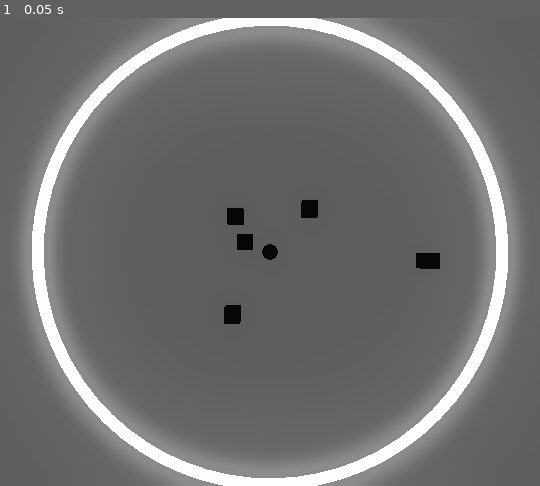
Above: before the commit, frame 1.
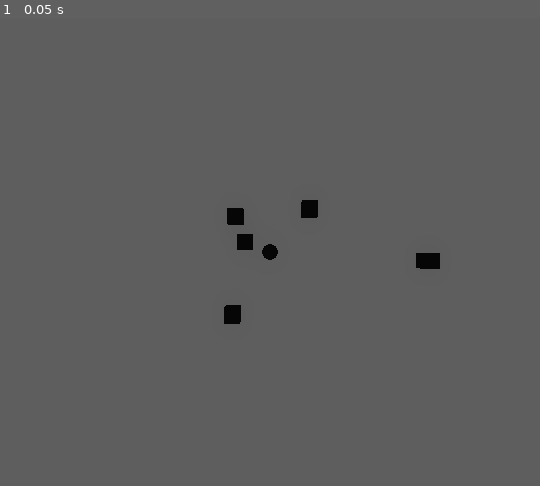
Above: after the commit, the same moment.

Repository: Gibitop/ITMO-GameJam
Game: Godot game, scene res://Scenes/main_scene.tscn
Same seed, same stepped clock (60 frames per second), same inputs: the game is played once before the commit and once after it.
Inputs:
- Up to frame 1 (0.05 s): no input

The runs differ from the first frame. In frame 1, 22% of the frame differs, in the area x 3-97%, y 0-100%.

Commit message:
player dash is working

Diff:
--- a/Scenes/Character.tscn
+++ b/Scenes/Character.tscn
@@ -1,6 +1,9 @@
-[gd_scene format=2]
+[gd_scene load_steps=2 format=2]
+
+[ext_resource path="res://Scenes/Player.gd" type="Script" id=1]
 
 [node name="Player" type="Spatial"]
+script = ExtResource( 1 )
 
 [node name="PlayerBody" type="CSGCylinder" parent="."]
 sides = 64
--- /dev/null
+++ b/Scenes/Player.gd
@@ -0,0 +1,47 @@
+extends Spatial
+
+const MAX_HEALTH = 100;
+
+var health = MAX_HEALTH;
+
+export(int) var DASHING_TIME = 333 # millis
+var dashing = false
+var dashing_start_time
+var dashing_target: Spatial
+
+
+func _ready():
+	pass # Replace with function body.
+
+# Восстанавливает amount очков здоровья
+func heal(amount):
+	health = min(health + amount, MAX_HEALTH)
+	print("Player healed " + str(amount) + " hp")
+
+# Наносит amount урона
+func damage(amount):
+	health -= amount
+	if health <= 0:
+		_die()
+
+# TODO: обработка смерти
+func _die():
+	emit_signal("player_died")
+
+func dash(target):
+	print("Player dashing to " + str(target.translation))
+	dashing_start_time = OS.get_ticks_msec()
+	dashing = true
+	dashing_target = target
+
+func _process(delta):
+	if dashing:
+		var estimated_time = DASHING_TIME - (OS.get_ticks_msec() - dashing_start_time)
+		if estimated_time <= 0:
+			dashing = false
+			print("Dashed to " + str(translation))
+		else:
+			var estimated_distance = translation.distance_to(dashing_target.translation)
+			var speed = estimated_distance / estimated_time # units/millis
+			var direction = (dashing_target.translation - translation).normalized()
+			transform = transform.translated(direction * speed)
--- a/Scenes/main_scene.tscn
+++ b/Scenes/main_scene.tscn
@@ -4,11 +4,12 @@
 [ext_resource path="res://Scripts/main_scene.gd" type="Script" id=3]
 
 [node name="Spatial" type="Spatial"]
+transform = Transform( 1, 0, 0, 0, 1, 0, 0, 0, 1, -2.04789, 2.44893, -3.74794 )
 script = ExtResource( 3 )
 
 [node name="CSGTorus" type="CSGTorus" parent="."]
-transform = Transform( 10.2423, 0, -0.860433, 0, 10.2784, 0, 0.860433, 0, 10.2423, 0, 0, 0 )
-inner_radius = 2.87446
+inner_radius = 100.0
+outer_radius = 110.0
 sides = 64
 material = ExtResource( 1 )
 
--- a/Scripts/main_scene.gd
+++ b/Scripts/main_scene.gd
@@ -2,11 +2,13 @@
 
 onready var player_scene = preload("res://Scenes/Character.tscn")
 onready var enemy_scene = preload("res://Scenes/Enemy.tscn")
+var player
+var enemies
 
 # Called when the node enters the scene tree for the first time.
 func _ready():
-	spawn_player(Vector3(0, 0, 0))
-	spawn_enemies(5)
+	player = spawn_player(Vector3(0, 0, 0))
+	enemies = spawn_enemies(5)
 
 # Called every frame. 'delta' is the elapsed time since the previous frame.
 func _process(delta):
@@ -18,14 +20,18 @@
 	add_child(player_inst)
 	player_inst.global_translate(pos)
 	print("Player spawned succsessfully at position " + str(pos))
+	return player_inst
 
 func spawn_enemies(count):
+	var result = []
 	for i in range(count):
 		var pos: Vector3 = _get_enemy_position(30.0)
 		var enemy_inst = enemy_scene.instance()
 		add_child(enemy_inst)
 		enemy_inst.global_translate(pos)
+		result.append(enemy_inst)
 		print("Enemy spawned at " + str(pos))
+	return result
 
 func _get_enemy_position(max_range):
 	randomize()
Not shown, removed: README.md
Not shown, removed: SUPPORTERS.md
Not shown, removed: VERSION.md
